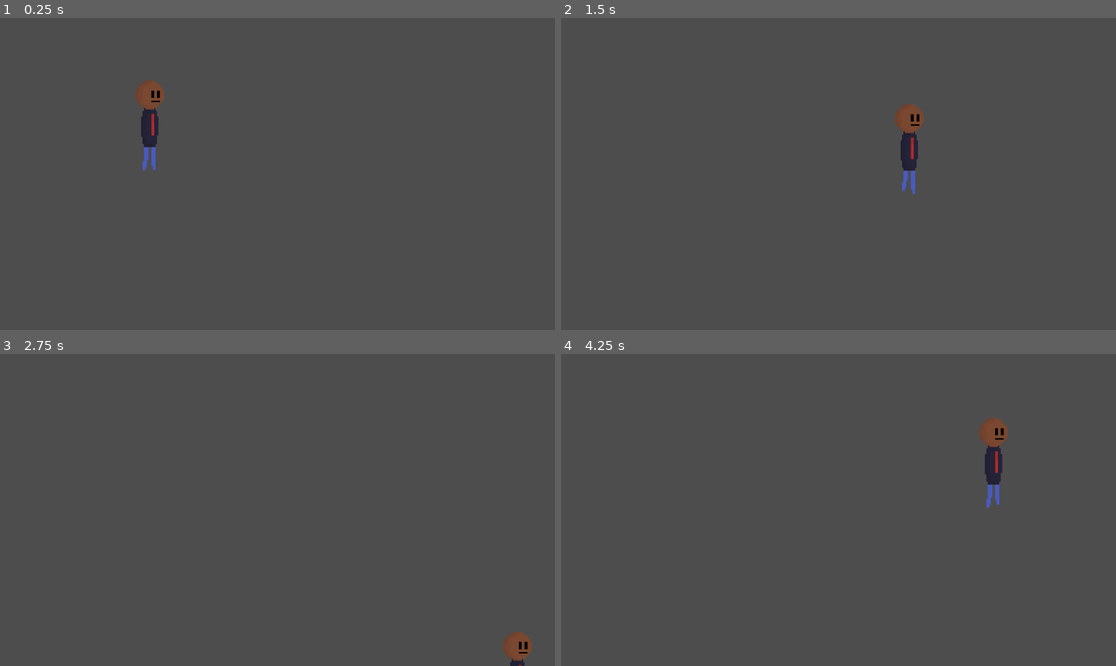
Above: before the commit, frames 1-4 (two rows, left to right).
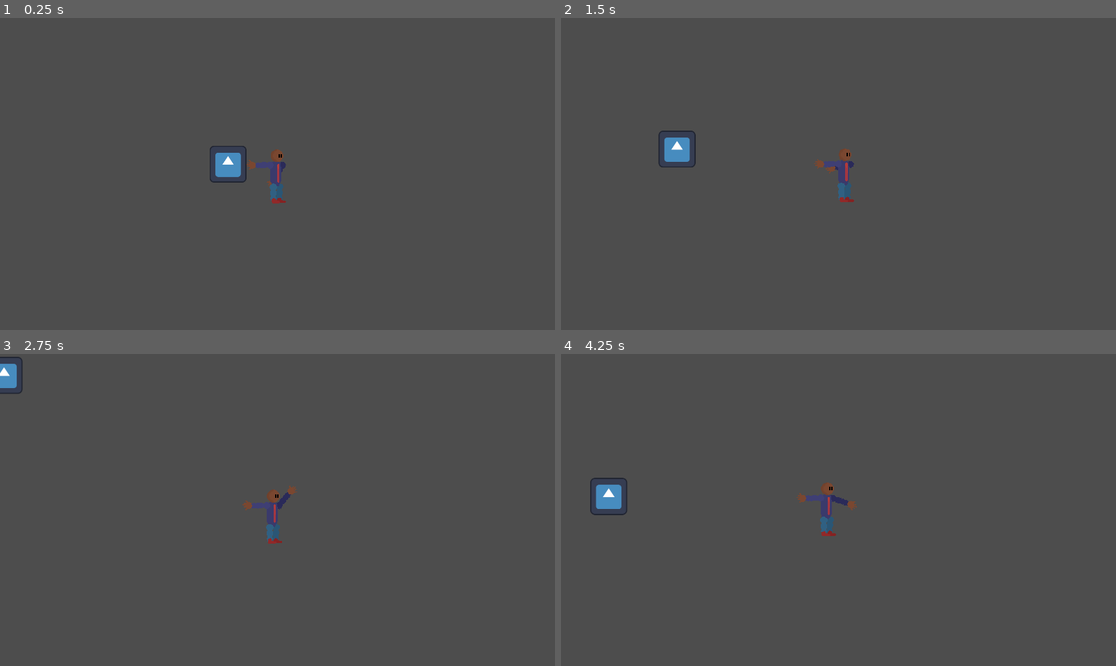
Above: after the commit, the same moments.

Repository: KarumGhag/Hitman-5
Game: Godot game, scene res://World/world.tscn
The game is run twice, just before and just after one commit, with the same random seed, the same clock (stepped at 60 frames per second) and the same inputs. The engine's default icon, where the game draws it, is replaced by a stand-in: a white triangle on a blue panel in a dark square.
Inputs (mouse positions are in pixels of both pictures, inside the frame that each line leads up to):
- Up to frame 1 (0.25 s): no input
- Up to frame 2 (1.5 s): tap Enter at 0.5 s; move the mouse to (960, 158) at 0.52 s; hold D (right) 0.53-1.28 s; move the mouse to (727, 189) at 1.27 s; hold S (down) from 1.28 s (still down)
- Up to frame 3 (2.75 s): move the mouse to (333, 441) at 2.02 s; release S (down) at 2.03 s; hold D (right) from 2.03 s (still down)
- Up to frame 4 (4.25 s): move the mouse to (810, 572) at 2.77 s; release D (right) at 2.78 s; hold W (up) 2.78-3.53 s; tap Space at 3.5 s; move the mouse to (1005, 556) at 3.52 s; hold A (left) from 3.53 s (still down)

The runs differ from the first frame. In frame 1, 1.7% of the frame differs, in the area x 24-52%, y 20-60%; in frame 2, 1.8%; in frame 3, 1.2%; in frame 4, 1.8%, in the area x 5-81%, y 20-59%.

Commit message:
made player rig and camera lean

Diff:
--- /dev/null
+++ b/Camera/Camera.tscn
@@ -0,0 +1,6 @@
+[gd_scene load_steps=2 format=3 uid="uid://l1cil2p7q5eh"]
+
+[ext_resource type="Script" path="res://Camera/camera.gd" id="1_h187x"]
+
+[node name="Camera" type="Camera2D"]
+script = ExtResource("1_h187x")
--- /dev/null
+++ b/Camera/camera.gd
@@ -0,0 +1,54 @@
+extends Camera2D
+
+class_name Camera
+
+@export_subgroup("Camera")
+@export var heldLean : float = 0.1
+@export var unheldLean : float = 0.06
+
+
+@export var leanSmoothness : float = 30
+@export var player : Player
+
+
+var mousePos : Vector2
+var directionToMouse : Vector2
+var distanceToMouse : float
+
+var lean : Vector2
+
+@export var offsetLabel : Label
+
+
+#dear future me who will eventually have this same problem
+#the fix is to use this exact code and do NOT make the camera a child of the player
+#instead put it into the world and set the global positon equal to the player's global position
+
+func _ready() -> void:
+	player = get_tree().get_first_node_in_group("Player")
+
+func _process(delta):
+	mousePos = get_global_mouse_position()
+
+	directionToMouse = (mousePos - position).normalized()
+	distanceToMouse = mousePos.distance_to(position)
+
+	#camera leans more when holding an item
+	#if player.inventorySystem.currentItem != null:
+	#	lean = directionToMouse * distanceToMouse * heldLean
+	#else:
+	#	lean = directionToMouse * distanceToMouse * unheldLean
+
+	lean = directionToMouse * distanceToMouse * unheldLean
+
+	offset = lerp(offset, lean, delta * leanSmoothness)
+
+	global_position = player.global_position
+
+
+
+func shakeCam(shakeAmount) -> void:
+	var rng = RandomNumberGenerator.new()
+
+	var shake : Vector2 = Vector2(rng.randf_range(-shakeAmount, shakeAmount), rng.randf_range(-shakeAmount, shakeAmount))
+	offset += shake
--- /dev/null
+++ b/Gun System/GunClass.gd
@@ -0,0 +1,3 @@
+extends Node2D
+
+class_name GunClass
--- /dev/null
+++ b/Gun System/GunClass.tscn
@@ -0,0 +1,6 @@
+[gd_scene load_steps=2 format=3 uid="uid://bktoq8sexfyey"]
+
+[ext_resource type="Script" path="res://Gun System/GunClass.gd" id="1_its6t"]
+
+[node name="GunClass" type="Node2D"]
+script = ExtResource("1_its6t")
--- a/Player/player.gd
+++ b/Player/player.gd
@@ -13,6 +13,10 @@
 @export_subgroup("Visuals")
 @export var animator : AnimationPlayer
 
+@export_subgroup("Bones")
+@export var rightArm : Bone2D
+@export var leftArm : Bone2D
+
 func _process(_delta) -> void:
 
 	direction = Input.get_vector("left", "right", "up", "down")
@@ -23,10 +27,7 @@
 
 	velocity += steering * accel
 
-	if direction:
-		animator.play("Walk")
-	else:
-		animator.play("Idle")
 
+	rightArm.look_at(get_global_mouse_position())
 
 	move_and_slide()
--- a/Player/player.tscn
+++ b/Player/player.tscn
@@ -1,7 +1,17 @@
-[gd_scene load_steps=7 format=3 uid="uid://r1rcdcocn5hc"]
+[gd_scene load_steps=18 format=3 uid="uid://r1rcdcocn5hc"]
 
 [ext_resource type="Script" path="res://Player/player.gd" id="1_bvebw"]
-[ext_resource type="Texture2D" uid="uid://8s7qvbl3xoqy" path="res://Player/AgentBrown2.png" id="1_ecbll"]
+[ext_resource type="Texture2D" uid="uid://qd7jef7u6fne" path="res://Player/FullBody.png" id="2_fp6ab"]
+[ext_resource type="Texture2D" uid="uid://cuyvbjau28i5q" path="res://Player/Head.png" id="3_fllh3"]
+[ext_resource type="Texture2D" uid="uid://bu8wb212j4cc8" path="res://Player/LowerRightArm.png" id="4_0v546"]
+[ext_resource type="Texture2D" uid="uid://nc8ympy07ik4" path="res://Player/Torso.png" id="4_mm8v4"]
+[ext_resource type="Texture2D" uid="uid://ch3ufkbh7sp13" path="res://Player/LeftArm.png" id="5_pjj8h"]
+[ext_resource type="Texture2D" uid="uid://gjsmsu7ka2gl" path="res://Player/RightLeg.png" id="5_v7t87"]
+[ext_resource type="Texture2D" uid="uid://wnugp41ml7eg" path="res://Player/LowerLeftLeg.png" id="6_4ut4q"]
+[ext_resource type="Texture2D" uid="uid://bgair8pbq87ss" path="res://Player/LowerRightLeg.png" id="6_705wq"]
+[ext_resource type="Texture2D" uid="uid://07kebmh21mln" path="res://Player/LowerLeftArm.png" id="6_tj20q"]
+[ext_resource type="Texture2D" uid="uid://tptaxux3v16w" path="res://Player/RightArm.png" id="7_f0l4n"]
+[ext_resource type="Texture2D" uid="uid://cxlag2l8b0sc4" path="res://Player/LeftLeg.png" id="9_v4xx4"]
 
 [sub_resource type="Animation" id="Animation_g3w41"]
 length = 0.2
@@ -35,32 +45,61 @@
 "values": [1, 2, 3, 4, 1, 2, 3, 4]
 }
 
+[sub_resource type="Animation" id="Animation_jvh0s"]
+length = 0.1
+loop_mode = 1
+tracks/0/type = "value"
+tracks/0/imported = false
+tracks/0/enabled = true
+tracks/0/path = NodePath("Sprite2D:frame")
+tracks/0/interp = 1
+tracks/0/loop_wrap = false
+tracks/0/keys = {
+"times": PackedFloat32Array(0),
+"transitions": PackedFloat32Array(1),
+"update": 1,
+"values": [0]
+}
+tracks/1/type = "value"
+tracks/1/imported = false
+tracks/1/enabled = true
+tracks/1/path = NodePath("CharacterSprite/BodyParts/Head:frame")
+tracks/1/interp = 1
+tracks/1/loop_wrap = false
+tracks/1/keys = {
+"times": PackedFloat32Array(0),
+"transitions": PackedFloat32Array(1),
+"update": 1,
+"values": [0]
+}
+
 [sub_resource type="AnimationLibrary" id="AnimationLibrary_dw7yn"]
 _data = {
 "Idle": SubResource("Animation_g3w41"),
-"Walk": SubResource("Animation_asv7t")
+"Walk": SubResource("Animation_asv7t"),
+"default": SubResource("Animation_jvh0s")
 }
 
 [sub_resource type="RectangleShape2D" id="RectangleShape2D_gfpsm"]
 size = Vector2(5, 5)
 
-[node name="Player" type="CharacterBody2D" node_paths=PackedStringArray("animator")]
+[node name="Player" type="CharacterBody2D" node_paths=PackedStringArray("animator", "rightArm") groups=["Player"]]
 script = ExtResource("1_bvebw")
 accel = 0.25
 animator = NodePath("AnimationPlayer")
+rightArm = NodePath("CharacterSprite/BodySkeleton/Torso/RightArm")
 
 [node name="Sprite2D" type="Sprite2D" parent="."]
-texture_filter = 1
-scale = Vector2(3, 3)
-texture = ExtResource("1_ecbll")
-hframes = 3
-vframes = 2
-frame = 2
-metadata/_aseprite_wizard_interface_config_ = {
-"pending_changes": {}
-}
-metadata/_aseprite_wizard_config_ = {
-"i_mode": 0,
+visible = false
+texture_filter = 1
+position = Vector2(-4.17233e-07, 0)
+scale = Vector2(2, 2)
+texture = ExtResource("2_fp6ab")
+metadata/_aseprite_wizard_interface_config_ = {
+"pending_changes": {}
+}
+metadata/_aseprite_wizard_config_ = {
+"i_mode": 1,
 "keep_anim_length": false,
 "layers": [],
 "o_ex_p": "",
@@ -69,9 +108,9 @@
 "only_visible": false,
 "player": "AnimationPlayer",
 "slice": "",
-"source": "res://Player/AgentBrown2.aseprite"
-}
-metadata/_aseprite_wizard_source_file_hash_ = "cae547cf3b319161bbeaaee02cab65e8"
+"source": "res://Art/Player/FullBody.aseprite"
+}
+metadata/_aseprite_wizard_source_file_hash_ = "7c6e25414405bfd4ec518e142d54a405"
 
 [node name="AnimationPlayer" type="AnimationPlayer" parent="."]
 libraries = {
@@ -82,3 +121,343 @@
 
 [node name="CollisionShape2D" type="CollisionShape2D" parent="MousePos"]
 shape = SubResource("RectangleShape2D_gfpsm")
+
+[node name="CharacterSprite" type="Node2D" parent="."]
+
+[node name="BodyParts" type="Node2D" parent="CharacterSprite"]
+
+[node name="RightArm" type="Sprite2D" parent="CharacterSprite/BodyParts"]
+texture_filter = 1
+position = Vector2(17, -30)
+rotation = 0.00872852
+scale = Vector2(2, 2)
+texture = ExtResource("7_f0l4n")
+metadata/_aseprite_wizard_interface_config_ = {
+"pending_changes": {}
+}
+metadata/_aseprite_wizard_config_ = {
+"i_mode": 1,
+"keep_anim_length": false,
+"layers": [],
+"o_ex_p": "",
+"o_folder": "",
+"o_name": "",
+"only_visible": false,
+"player": "",
+"slice": "",
+"source": "res://Art/Player/BodyParts/RightArm.aseprite"
+}
+metadata/_aseprite_wizard_source_file_hash_ = "5dc30452f1652918c558d1170ea29f59"
+
+[node name="LowerRightArm" type="Sprite2D" parent="CharacterSprite/BodyParts"]
+texture_filter = 1
+position = Vector2(50.9222, -29.9696)
+rotation = 0.0168395
+scale = Vector2(2, 2)
+texture = ExtResource("4_0v546")
+metadata/_aseprite_wizard_interface_config_ = {
+"pending_changes": {}
+}
+metadata/_aseprite_wizard_config_ = {
+"i_mode": 1,
+"keep_anim_length": false,
+"layers": [],
+"o_ex_p": "",
+"o_folder": "",
+"o_name": "",
+"only_visible": false,
+"player": "",
+"slice": "",
+"source": "res://Art/Player/BodyParts/LowerRightArm.aseprite"
+}
+metadata/_aseprite_wizard_source_file_hash_ = "18bb90353770b82ce5c4f815ecab058e"
+
+[node name="RightLeg" type="Sprite2D" parent="CharacterSprite/BodyParts"]
+texture_filter = 1
+position = Vector2(8, 42)
+scale = Vector2(2, 2)
+texture = ExtResource("5_v7t87")
+metadata/_aseprite_wizard_interface_config_ = {
+"pending_changes": {}
+}
+metadata/_aseprite_wizard_config_ = {
+"i_mode": 1,
+"keep_anim_length": false,
+"layers": [],
+"o_ex_p": "",
+"o_folder": "",
+"o_name": "",
+"only_visible": false,
+"player": "",
+"slice": "",
+"source": "res://Art/Player/BodyParts/RightLeg.aseprite"
+}
+metadata/_aseprite_wizard_source_file_hash_ = "a77cd98dc98ae317ad32232e54fedb3e"
+
+[node name="LowerRightLeg" type="Sprite2D" parent="CharacterSprite/BodyParts"]
+texture_filter = 1
+position = Vector2(7, 68)
+scale = Vector2(2, 2)
+texture = ExtResource("6_705wq")
+metadata/_aseprite_wizard_interface_config_ = {
+"pending_changes": {}
+}
+metadata/_aseprite_wizard_config_ = {
+"i_mode": 1,
+"keep_anim_length": false,
+"layers": [],
+"o_ex_p": "",
+"o_folder": "",
+"o_name": "",
+"only_visible": false,
+"player": "",
+"slice": "",
+"source": "res://Art/Player/BodyParts/LowerRightLeg.aseprite"
+}
+metadata/_aseprite_wizard_source_file_hash_ = "bb634e07361b22ee76ffc35b52d9107e"
+
+[node name="Torso" type="Sprite2D" parent="CharacterSprite/BodyParts"]
+texture_filter = 1
+position = Vector2(-5, 1)
+scale = Vector2(2, 2)
+texture = ExtResource("4_mm8v4")
+metadata/_aseprite_wizard_interface_config_ = {
+"pending_changes": {}
+}
+metadata/_aseprite_wizard_config_ = {
+"i_mode": 1,
+"keep_anim_length": false,
+"layers": [],
+"o_ex_p": "",
+"o_folder": "",
+"o_name": "",
+"only_visible": false,
+"player": "",
+"slice": "",
+"source": "res://Art/Player/BodyParts/Torso.aseprite"
+}
+metadata/_aseprite_wizard_source_file_hash_ = "0218f6fa7e1c2c4aa31db86587c546d7"
+
+[node name="LeftLeg" type="Sprite2D" parent="CharacterSprite/BodyParts"]
+texture_filter = 1
+position = Vector2(-13, 43)
+scale = Vector2(2, 2)
+texture = ExtResource("9_v4xx4")
+metadata/_aseprite_wizard_interface_config_ = {
+"pending_changes": {}
+}
+metadata/_aseprite_wizard_config_ = {
+"i_mode": 1,
+"keep_anim_length": false,
+"layers": [],
+"o_ex_p": "",
+"o_folder": "",
+"o_name": "",
+"only_visible": false,
+"player": "",
+"slice": "",
+"source": "res://Art/Player/BodyParts/LeftLeg.aseprite"
+}
+metadata/_aseprite_wizard_source_file_hash_ = "09189b672c46ba14a71c2d41d28271c3"
+
+[node name="LowerLeftLeg" type="Sprite2D" parent="CharacterSprite/BodyParts"]
+texture_filter = 1
+position = Vector2(-13, 69)
+scale = Vector2(2, 2)
+texture = ExtResource("6_4ut4q")
+metadata/_aseprite_wizard_interface_config_ = {
+"pending_changes": {}
+}
+metadata/_aseprite_wizard_config_ = {
+"i_mode": 1,
+"keep_anim_length": false,
+"layers": [],
+"o_ex_p": "",
+"o_folder": "",
+"o_name": "",
+"only_visible": false,
+"player": "",
+"slice": "",
+"source": "res://Art/Player/BodyParts/LowerLeftLeg.aseprite"
+}
+metadata/_aseprite_wizard_source_file_hash_ = "9c5cae06141145662fc743f0d3398e6e"
+
+[node name="Head" type="Sprite2D" parent="CharacterSprite/BodyParts"]
+texture_filter = 1
+position = Vector2(-2, -63)
+scale = Vector2(2, 2)
+texture = ExtResource("3_fllh3")
+metadata/_aseprite_wizard_interface_config_ = {
+"pending_changes": {}
+}
+metadata/_aseprite_wizard_config_ = {
+"i_mode": 1,
+"keep_anim_length": false,
+"layers": [],
+"o_ex_p": "",
+"o_folder": "",
+"o_name": "",
+"only_visible": false,
+"player": "AnimationPlayer",
+"slice": "",
+"source": "res://Art/Player/BodyParts/Head.aseprite"
+}
+metadata/_aseprite_wizard_source_file_hash_ = "0eca33660ac1b78485d7004149e49f23"
+
+[node name="LeftArm" type="Sprite2D" parent="CharacterSprite/BodyParts"]
+texture_filter = 1
+position = Vector2(-25, -29)
+rotation = -3.12921
+scale = Vector2(2, 2)
+texture = ExtResource("5_pjj8h")
+metadata/_aseprite_wizard_interface_config_ = {
+"pending_changes": {}
+}
+metadata/_aseprite_wizard_config_ = {
+"i_mode": 1,
+"keep_anim_length": false,
+"layers": [],
+"o_ex_p": "",
+"o_folder": "",
+"o_name": "",
+"only_visible": false,
+"player": "",
+"slice": "",
+"source": "res://Art/Player/BodyParts/LeftArm.aseprite"
+}
+metadata/_aseprite_wizard_source_file_hash_ = "4f71d5ddb6146470fe65e51773f854a1"
+
+[node name="LowerLeftArm" type="Sprite2D" parent="CharacterSprite/BodyParts"]
+texture_filter = 1
+position = Vector2(-56.7276, -29.9983)
+rotation = -3.12921
+scale = Vector2(2, 2)
+texture = ExtResource("6_tj20q")
+metadata/_aseprite_wizard_interface_config_ = {
+"pending_changes": {}
+}
+metadata/_aseprite_wizard_config_ = {
+"i_mode": 1,
+"keep_anim_length": false,
+"layers": [],
+"o_ex_p": "",
+"o_folder": "",
+"o_name": "",
+"only_visible": false,
+"player": "",
+"slice": "",
+"source": "res://Art/Player/BodyParts/LowerLeftArm.aseprite"
+}
+metadata/_aseprite_wizard_source_file_hash_ = "07c6eaf86f20f6e3adb86817251b1d2e"
+
+[node name="BodySkeleton" type="Skeleton2D" parent="CharacterSprite"]
+
+[node name="Torso" type="Bone2D" parent="CharacterSprite/BodySkeleton"]
+position = Vector2(1, -7)
+rest = Transform2D(1, 0, 0, 1, 1, -7)
+auto_calculate_length_and_angle = false
+length = 44.417
+bone_angle = 90.0
+
+[node name="LeftLeg" type="Bone2D" parent="CharacterSprite/BodySkeleton/Torso"]
+position = Vector2(-15, 40)
+rest = Transform2D(1, 0, 0, 1, -15, 40)
+auto_calculate_length_and_angle = false
+length = 25.473
+bone_angle = 90.0
+
+[node name="LowerLeftLeg" type="Bone2D" parent="CharacterSprite/BodySkeleton/Torso/LeftLeg"]
+position = Vector2(-1, 34)
+rest = Transform2D(1, 0, 0, 1, -1, 34)
+auto_calculate_length_and_angle = false
+length = 25.473
+bone_angle = 90.0
+
+[node name="LowerLeftLegTrans" type="RemoteTransform2D" parent="CharacterSprite/BodySkeleton/Torso/LeftLeg/LowerLeftLeg"]
+position = Vector2(2, 2)
+scale = Vector2(2, 2)
+remote_path = NodePath("../../../../../BodyParts/LowerLeftLeg")
+
+[node name="LeftLegTrans" type="RemoteTransform2D" parent="CharacterSprite/BodySkeleton/Torso/LeftLeg"]
+position = Vector2(1, 10)
+scale = Vector2(2, 2)
+remote_path = NodePath("../../../../BodyParts/LeftLeg")
+
+[node name="RightLeg" type="Bone2D" parent="CharacterSprite/BodySkeleton/Torso"]
+position = Vector2(7, 41)
+rest = Transform2D(1, 0, 0, 1, 7, 41)
+auto_calculate_length_and_angle = false
+length = 34.0147
+bone_angle = 91.6847
+
+[node name="LowerRightLeg" type="Bone2D" parent="CharacterSprite/BodySkeleton/Torso/RightLeg"]
+position = Vector2(-1, 34)
+rest = Transform2D(1, 0, 0, 1, -1, 34)
+auto_calculate_length_and_angle = false
+length = 25.473
+bone_angle = 90.0
+
+[node name="LowerRightLegTrans" type="RemoteTransform2D" parent="CharacterSprite/BodySkeleton/Torso/RightLeg/LowerRightLeg"]
+scale = Vector2(2, 2)
+remote_path = NodePath("../../../../../BodyParts/LowerRightLeg")
+
+[node name="RightLegTrans" type="RemoteTransform2D" parent="CharacterSprite/BodySkeleton/Torso/RightLeg"]
+position = Vector2(0, 8)
+scale = Vector2(2, 2)
+remote_path = NodePath("../../../../BodyParts/RightLeg")
+
+[node name="RightArm" type="Bone2D" parent="CharacterSprite/BodySkeleton/Torso"]
+position = Vector2(16, -23)
+rotation = 0.00872852
+rest = Transform2D(0.999999, 0.00133051, -0.00133051, 0.999999, 16, -23)
+auto_calculate_length_and_angle = false
+length = 37.0
+bone_angle = 0.0
+
+[node name="LowerRightArm" type="Bone2D" parent="CharacterSprite/BodySkeleton/Torso/RightArm"]
+position = Vector2(33.9987, -0.296764)
+rotation = 0.00811101
+rest = Transform2D(0.999967, 0.00811092, -0.00811092, 0.999967, 0.0492287, 37)
+auto_calculate_length_and_angle = false
+length = 40.0
+bone_angle = 0.0
+
+[node name="LowerRightArmTrans" type="RemoteTransform2D" parent="CharacterSprite/BodySkeleton/Torso/RightArm/LowerRightArm"]
+position = Vector2(-0.0772572, 0.0317259)
+scale = Vector2(2, 2)
+remote_path = NodePath("../../../../../BodyParts/LowerRightArm")
+
+[node name="RightHandPos" type="Node2D" parent="CharacterSprite/BodySkeleton/Torso/RightArm/LowerRightArm"]
+position = Vector2(39.0281, 1.343)
+
+[node name="RightArmTrans" type="RemoteTransform2D" parent="CharacterSprite/BodySkeleton/Torso/RightArm"]
+scale = Vector2(2, 2)
+remote_path = NodePath("../../../../BodyParts/RightArm")
+
+[node name="LeftArm" type="Bone2D" parent="CharacterSprite/BodySkeleton/Torso"]
+position = Vector2(-26, -22)
+rotation = -3.12921
+rest = Transform2D(1, 0, 0, 1, -26, -22)
+auto_calculate_length_and_angle = false
+length = 16.0
+bone_angle = 90.0
+
+[node name="LowerLeftArm" type="Bone2D" parent="CharacterSprite/BodySkeleton/Torso/LeftArm"]
+position = Vector2(32.0099, 0.603651)
+rest = Transform2D(1, 0, 0, 1, 0, 36)
+auto_calculate_length_and_angle = false
+length = 40.0
+bone_angle = 0.0
+
+[node name="LowerLeftArmTrans" type="RemoteTransform2D" parent="CharacterSprite/BodySkeleton/Torso/LeftArm/LowerLeftArm"]
+position = Vector2(-0.272438, 0.0016861)
+scale = Vector2(2, 2)
+remote_path = NodePath("../../../../../BodyParts/LowerLeftArm")
+
+[node name="LeftHandPos" type="Node2D" parent="CharacterSprite/BodySkeleton/Torso/LeftArm/LowerLeftArm"]
+position = Vector2(32.9851, -1.40858)
+rotation = 0.00549212
+
+[node name="LeftArmTrans" type="RemoteTransform2D" parent="CharacterSprite/BodySkeleton/Torso/LeftArm"]
+scale = Vector2(2, 2)
+remote_path = NodePath("../../../../BodyParts/LeftArm")
--- a/World/world.tscn
+++ b/World/world.tscn
@@ -1,8 +1,23 @@
-[gd_scene load_steps=2 format=3 uid="uid://d158vnru4o822"]
+[gd_scene load_steps=4 format=3 uid="uid://d158vnru4o822"]
 
 [ext_resource type="PackedScene" uid="uid://r1rcdcocn5hc" path="res://Player/player.tscn" id="1_4v28w"]
+[ext_resource type="PackedScene" uid="uid://l1cil2p7q5eh" path="res://Camera/Camera.tscn" id="2_ismrf"]
+[ext_resource type="Texture2D" uid="uid://bujl8r2dulhlp" path="res://Art/icon.svg" id="3_omi1g"]
 
 [node name="World" type="Node2D"]
 
 [node name="Player" parent="." instance=ExtResource("1_4v28w")]
 position = Vector2(314, 223)
+
+[node name="Camera" parent="." node_paths=PackedStringArray("offsetLabel") instance=ExtResource("2_ismrf")]
+offsetLabel = NodePath("Label")
+
+[node name="Label" type="Label" parent="Camera"]
+offset_left = 297.0
+offset_top = 100.0
+offset_right = 337.0
+offset_bottom = 123.0
+
+[node name="Icon" type="Sprite2D" parent="."]
+position = Vector2(143, 189)
+texture = ExtResource("3_omi1g")
--- a/project.godot
+++ b/project.godot
@@ -14,6 +14,11 @@
 run/main_scene="res://World/world.tscn"
 config/features=PackedStringArray("4.3", "Forward Plus")
 config/icon="res://Art/icon.svg"
+
+[display]
+
+window/size/viewport_width=1920
+window/size/viewport_height=1080
 
 [editor_plugins]
 
Binary file added: Art/Player/BodyParts/Head.aseprite
Not shown, added: Art/Player/BodyParts/Head.aseprite.import
Binary file added: Art/Player/BodyParts/LeftArm.aseprite
Not shown, added: Art/Player/BodyParts/LeftArm.aseprite.import
Binary file added: Art/Player/BodyParts/LeftLeg.aseprite
Not shown, added: Art/Player/BodyParts/LeftLeg.aseprite.import
Binary file added: Art/Player/BodyParts/LowerLeftArm.aseprite
Not shown, added: Art/Player/BodyParts/LowerLeftArm.aseprite.import
Binary file added: Art/Player/BodyParts/LowerLeftLeg.aseprite
Not shown, added: Art/Player/BodyParts/LowerLeftLeg.aseprite.import
Binary file added: Art/Player/BodyParts/LowerRightArm.aseprite
Not shown, added: Art/Player/BodyParts/LowerRightArm.aseprite.import
(and 40 more such lines)
